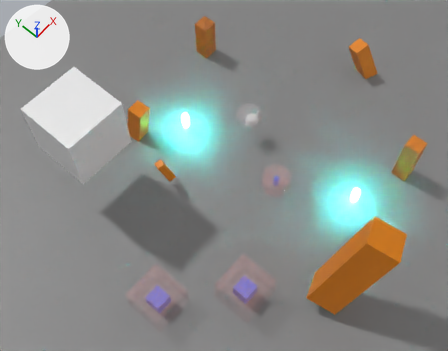
One commit to the Blender file examples/bevy_gltf_blueprints/basic_scene_components/assets/scene_components.blend: the scene before it, then after it.
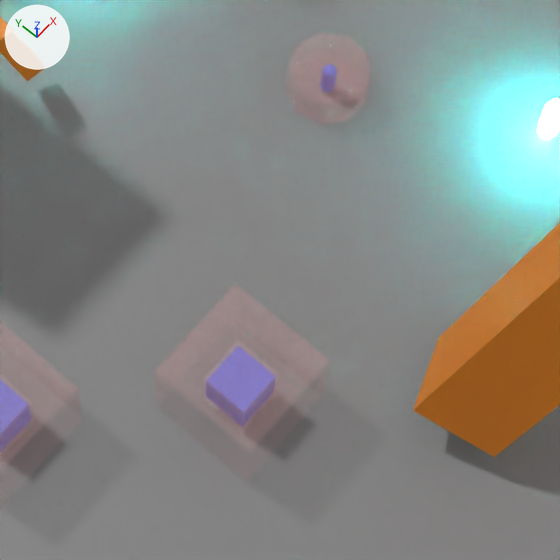
Each version appears first whole from a 50 mm camera at (-33.4, -20.3, 71.5) aimed at (-5.8, 3.9, 5.6), and next in a close-up on the part from 36% to 80% of the width and 44% to 100% of the height. Lighting does not change. The marker at upper left points along +X, +Y and +Z.

Objects in the first close-up: 'Container.001', 'Container.002', 'Ground', 'Health_Pickup.001', 'Pillar.005', 'Pillar.056', 'Player'.
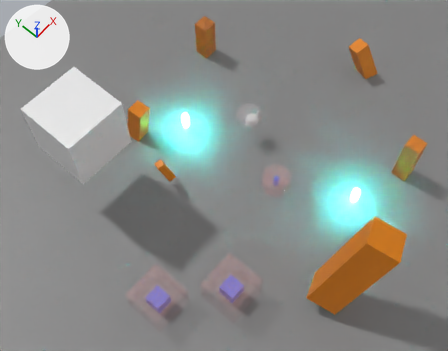
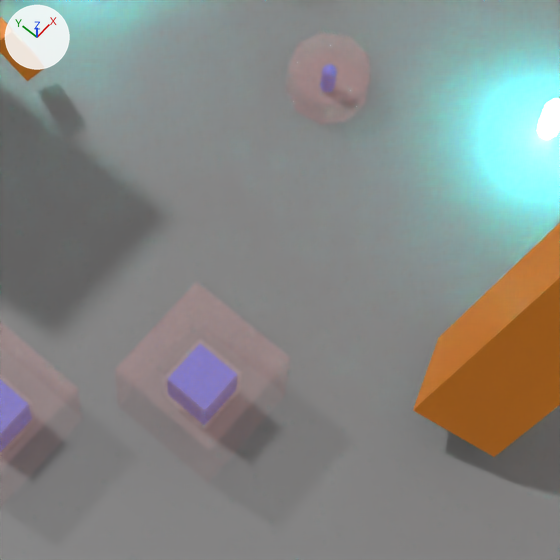
What the commit changed:
Object 'Container.001' (ob_container_001) moves from (-14.01, -6.57, 0.83) to (-15.05, -5.39, 1.08).

Boxes (x1, y1, x2, y2) around the edits, measured in the close-ups (560 x 560 px):
'Container.001', moved: before (154, 284, 330, 483); after (115, 282, 291, 483)
